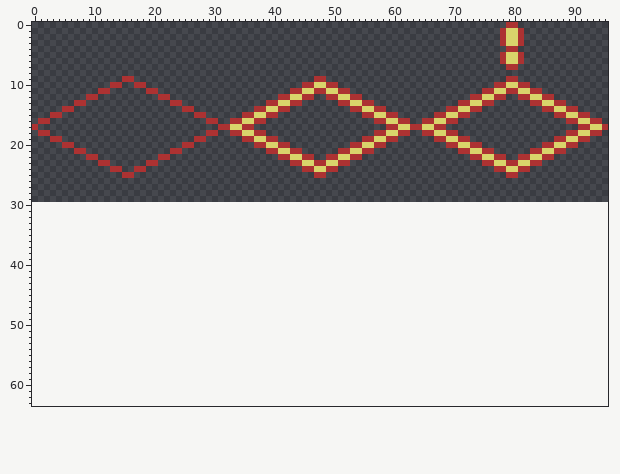
Two versions of one sprite sheet, bhx/Graphix/indicators.png. The first picture shows the starting point.
The file is 96x32 pixels. The old version is drawn lined up with the new one, on the new canvas.
After the commit:
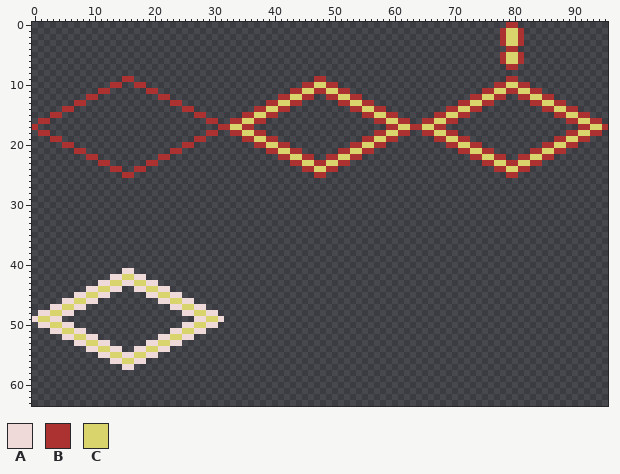
Palette (. is transparent): A #efd9d9  B #ac3232  C #d9d46b
The author wrote: Jicleur de koala
Diff:
canvas 96x32 -> 96x64, the old top-left corner now at 0,-2 (the part of the old canvas that was cut away was empty and is not shown)
y 41: x 15..16 .. -> AA
y 42: x 13..18 ...... -> AACCAA
y 43: x 11..20 .......... -> AACCAACCAA
y 44: x 9..14 ...... -> AACCAA; x 17..22 ...... -> AACCAA
y 45: x 7..12 ...... -> AACCAA; x 19..24 ...... -> AACCAA
y 46: x 5..10 ...... -> AACCAA; x 21..26 ...... -> AACCAA
y 47: x 3..8 ...... -> AACCAA; x 23..28 ...... -> AACCAA
y 48: x 1..6 ...... -> AACCAA; x 25..30 ...... -> AACCAA
y 49: x 0..4 ..... -> ACCAA; x 27..31 ..... -> AACCA
y 50: x 1..6 ...... -> AACCAA; x 25..30 ...... -> AACCAA
y 51: x 3..8 ...... -> AACCAA; x 23..28 ...... -> AACCAA
y 52: x 5..10 ...... -> AACCAA; x 21..26 ...... -> AACCAA
y 53: x 7..12 ...... -> AACCAA; x 19..24 ...... -> AACCAA
y 54: x 9..14 ...... -> AACCAA; x 17..22 ...... -> AACCAA
y 55: x 11..20 .......... -> AACCAACCAA
y 56: x 13..18 ...... -> AACCAA
y 57: x 15..16 .. -> AA
